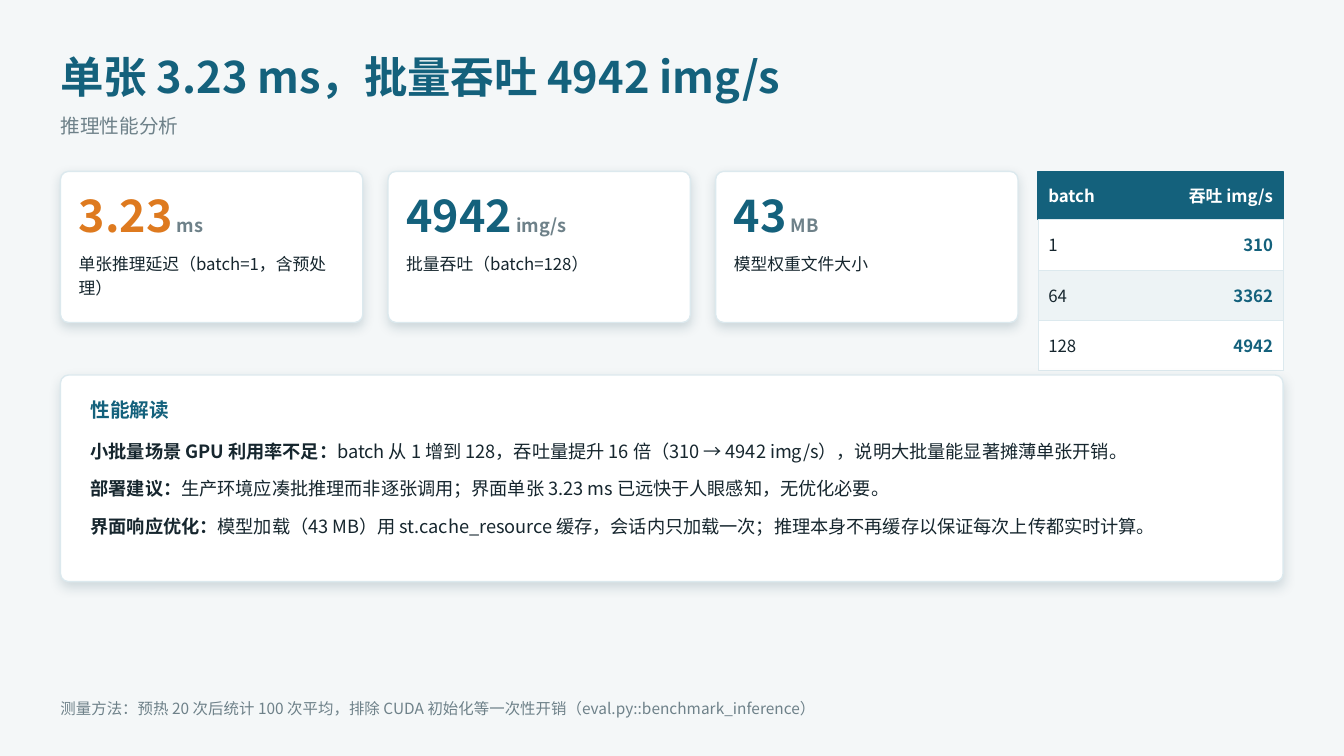
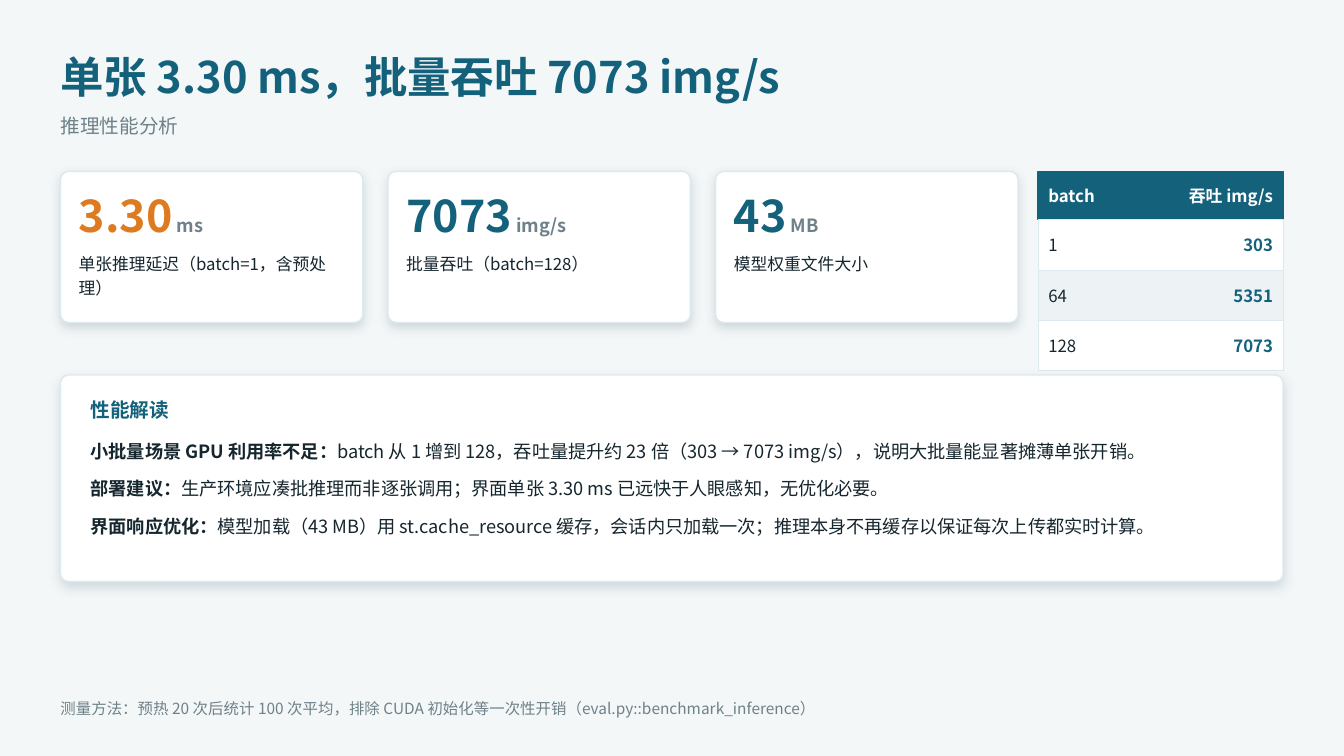
Before and after one commit to JinYihang1011/image_classification_paddle, a slide deck: slide 11 of 课程设计汇报.pptx. Drawn at 1344x756 pixels with LibreOffice and Linux fonts; fonts in the diff are those of the drawing. Boxes give left, top, right and bottom in pixels: in the first picture for what was removed or moved away, otherwise in the second. Text is boxed around its words. In the diff, an @@ line names an element or a change of style, - is before the commit and + after.

```diff
--- a/课程设计汇报.pptx
+++ b/课程设计汇报.pptx
@@ text at [60, 56, 781, 104]: text changed @@
-单张 3.23 ms，批量吞吐 4942 img/s
+单张 3.30 ms，批量吞吐 7073 img/s
@@ text at [79, 199, 204, 233]: text changed @@
-3.23 ms
+3.30 ms
@@ text at [406, 199, 567, 237]: text changed @@
-4942 img/s
+7073 img/s
@@ text at [1243, 238, 1273, 252]: text changed @@
-310
+303
@@ text at [1233, 289, 1273, 303]: text changed @@
-3362
+5351
@@ text at [1233, 339, 1273, 353]: text changed @@
-4942
+7073
@@ text at [91, 442, 1145, 498]: text changed @@
-小批量场景 GPU 利用率不足：batch 从 1 增到 128，吞吐量提升 16 倍（310 → 4942 img/s），说明大批量能显著摊薄单张开销。
-部署建议：生产环境应凑批推理而非逐张调用；界面单张 3.23 ms 已远快于人眼感知，无优化必要。
+小批量场景 GPU 利用率不足：batch 从 1 增到 128，吞吐量提升约 23 倍（303 → 7073 img/s），说明大批量能显著摊薄单张开销。
+部署建议：生产环境应凑批推理而非逐张调用；界面单张 3.30 ms 已远快于人眼感知，无优化必要。
```
Also in this commit, not shown: 7 other slides changed, 31 other files.
